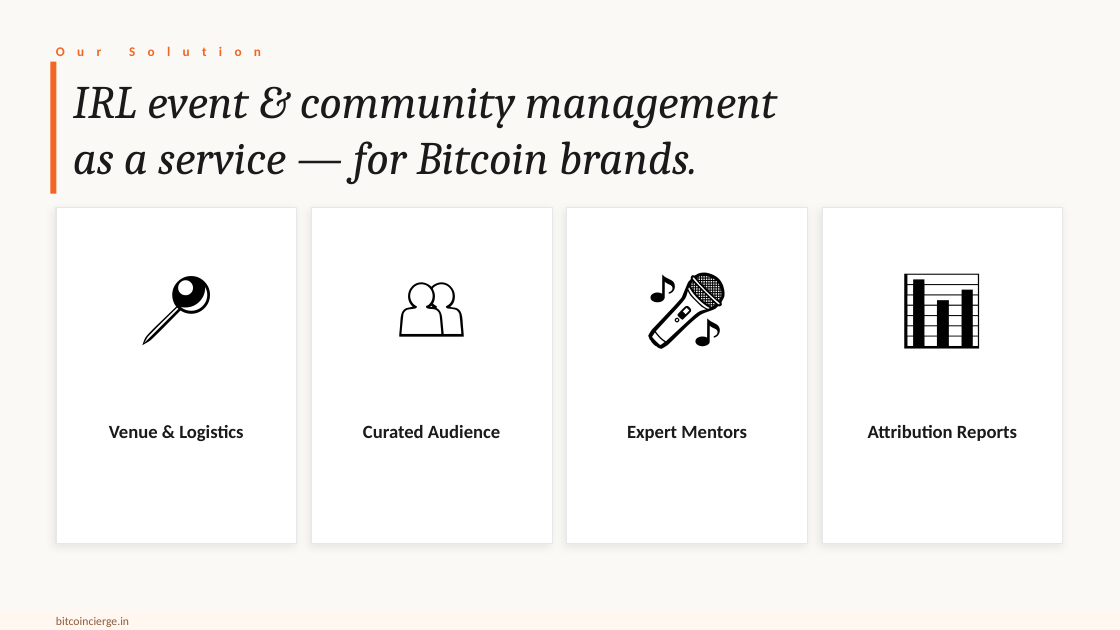
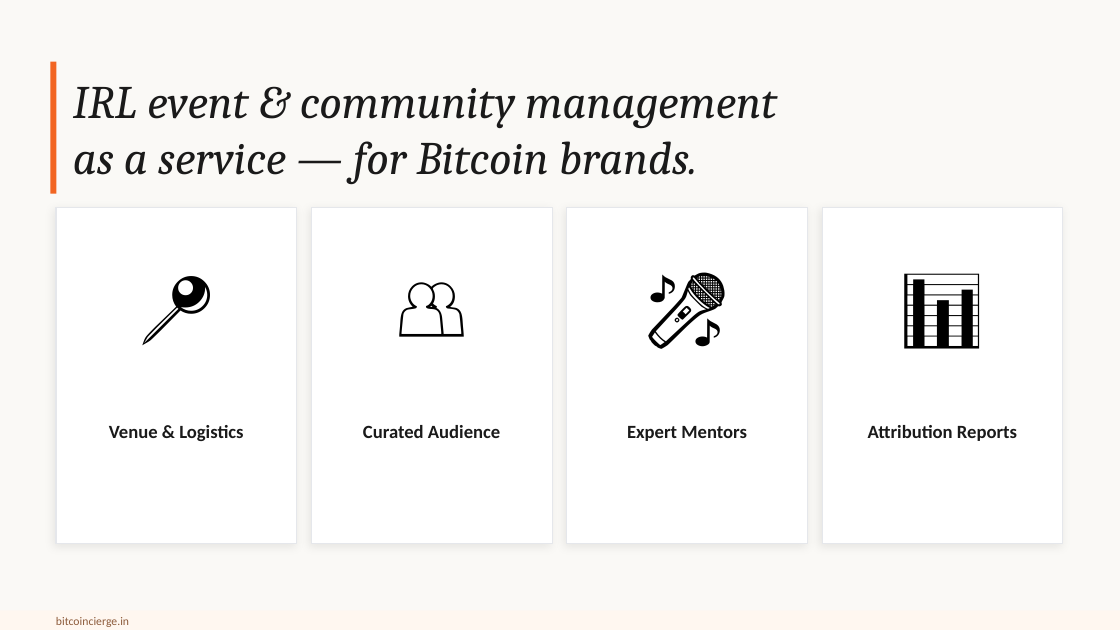
Before and after one commit to setusaurabh/bitcoincierge-pitch-deck, a slide deck: slide 9 of dist/bitcoincierge_pitch_deck.pptx (slide 11 before the commit). Drawn at 1120x630 pixels with LibreOffice and Linux fonts; fonts in the diff are those of the drawing. Boxes give left, top, right and bottom in pixels: in the first picture for what was removed or moved away, otherwise in the second. Text is boxed around its words. In the diff, an @@ line names an element or a change of style, - is before the commit and + after.

```diff
--- a/dist/bitcoincierge_pitch_deck.pptx
+++ b/dist/bitcoincierge_pitch_deck.pptx
@@ text removed at (56,45,261,60) @@
-O u r S o l u t i o n
```
Also in this commit, not shown: 9 other slides changed, 3 slides removed, 20 other files.
